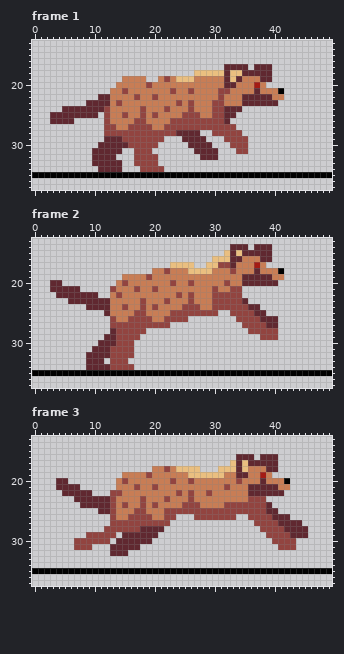
Pixel-art file, stored at Inimigos/hiena/hiena correndo.aseprite. Above: the version before the commit.
50x50 pixels, 6 frames. Colours within 5 levels of each other are drawn and written as one. Shown: frame 1: x 0..49, y 13..37; frame 2: x 0..49, y 13..37; frame 3: x 0..49, y 13..37. The commit also changed other frames, which this record leaves out.
The result:
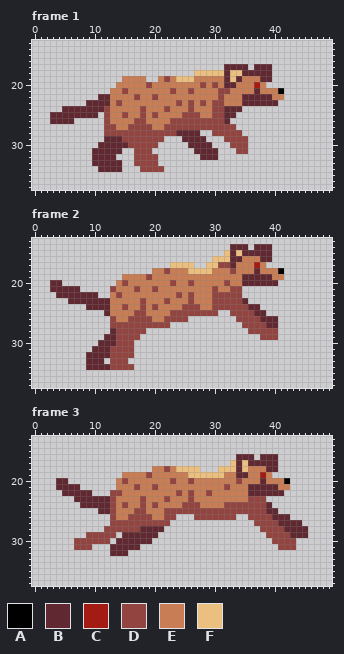
Palette (. is transparent): A #000000  B #602830  C #a41b14  D #924440  E #c87d55  F #eabf80
Difference:
Frame 1:
y 20: x 28 E -> D; x 30 E -> D
y 23: x 28 E -> D
y 35: x 0..49 AAAAAAAAAAAAAAAAAAAAAAAAAAAAAAAAAAAAAAAAAAAAAAAAAA -> ..................................................
Frame 2:
y 35: x 0..49 AAAAAAAAAAAAAAAAAAAAAAAAAAAAAAAAAAAAAAAAAAAAAAAAAA -> ..................................................
Frame 3: the same change as frame 2
Changed places in both pictures, as pixel boxes (x1, y1, x2, y2):
changed: (200, 82, 218, 106)
erased: (32, 172, 332, 178)
erased: (32, 370, 332, 376)
erased: (32, 568, 332, 574)
